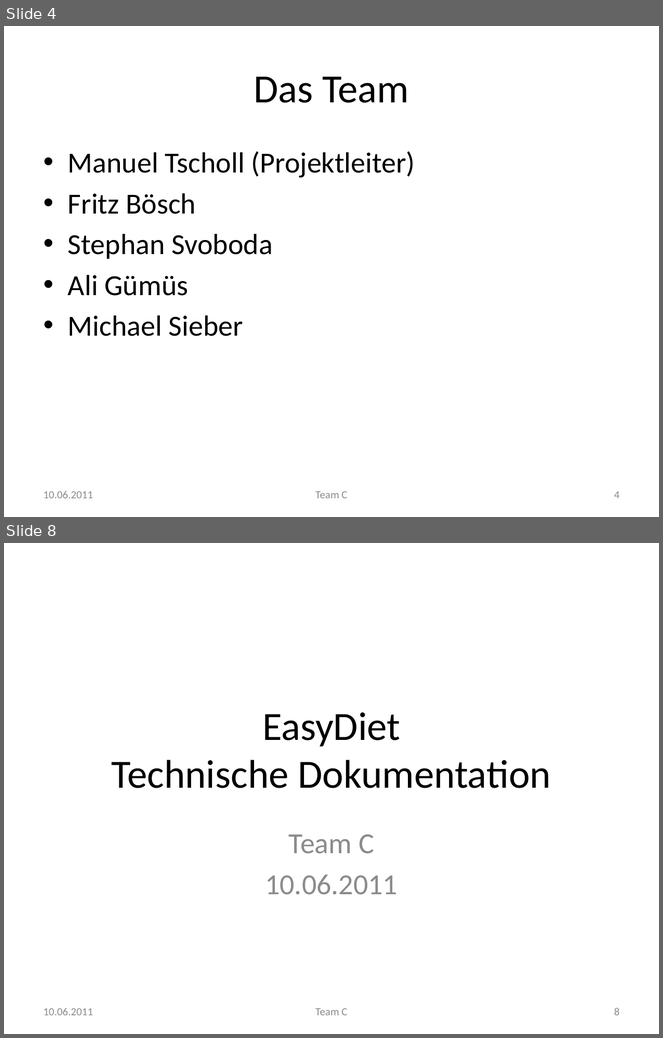
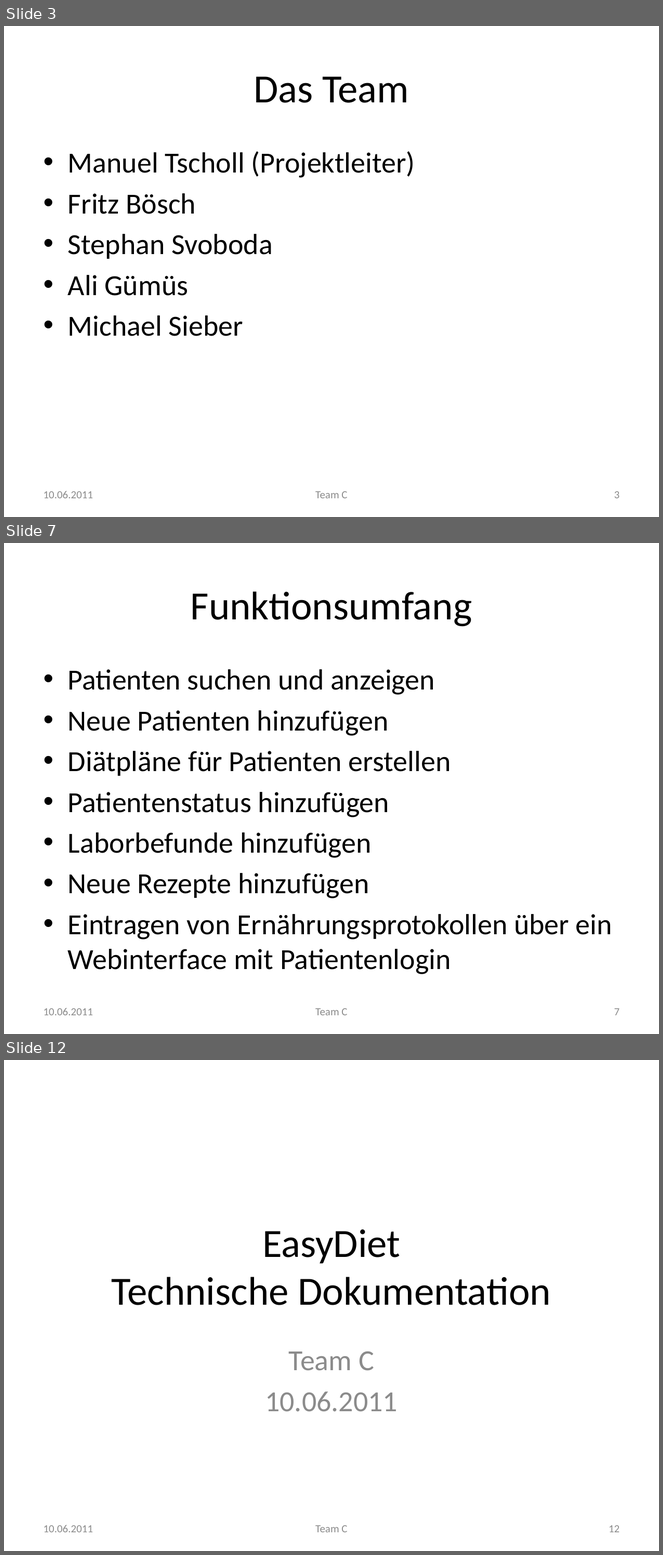
Before and after one commit to manuelTscholl/easydiet-team-c, a slide deck: doc/Abschluss/EasyDiet.pptx. Shown one above the other, each under a label of ours: slides 4 and 8 before the commit, slides 3, 7 and 12 after it; the slides between them are not shown. The pictures are 663x1038 and 663x1555 pixels, drawn with LibreOffice and Linux fonts; fonts in the diff are those of the drawing. Boxes give left, top, right and bottom in pixels: in the first picture for what was removed or moved away, otherwise in the second. Text is boxed around its words. In the diff, an @@ line names an element or a change of style, - is before the commit and + after.

```diff
--- a/doc/Abschluss/EasyDiet.pptx
+++ b/doc/Abschluss/EasyDiet.pptx
@@ slide 7 added at [4,543,659,1034], background #FFFFFF @@
@@ title added at [191,591,473,627], 44 pt, text #000000 @@
+Funktionsumfang
@@ text added at [68,669,612,975], 32 pt, text #000000 @@
+• Patienten suchen und anzeigen
+• Neue Patienten hinzufügen
+• Diätpläne für Patienten erstellen
+• Patientenstatus hinzufügen
+• Laborbefunde hinzufügen
+• Neue Rezepte hinzufügen
+• Eintragen von Ernährungsprotokollen über ein Webinterface mit Patientenlogin
@@ text added at [44,1008,93,1016], 12 pt, text #8C8C8C @@
+10.06.2011
@@ text added at [315,1008,347,1016], 12 pt, text #8C8C8C @@
+Team C
@@ page number added at [614,1008,620,1016], 12 pt, text #8C8C8C @@
+7
@@ what was slide 4 is now slide 3 @@
@@ page number at [614,491,620,499]: text changed @@
-4
+3
@@ what was slide 8 is now slide 12 @@
@@ page number at [609,1525,620,1533]: text changed @@
-8
+12
```
Also in this commit, not shown: 12 slides changed, 10 other slides added, 3 other files.
